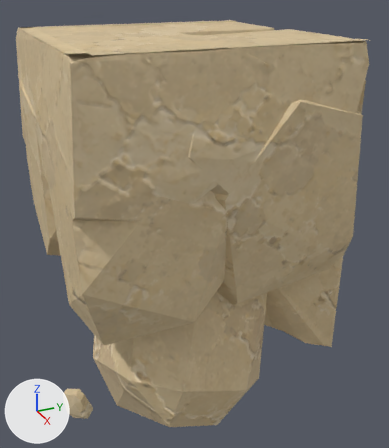
Two versions of the glTF model assets/custom/models/ground_modules/ground_bottom_end_10.glb, one commit apart.
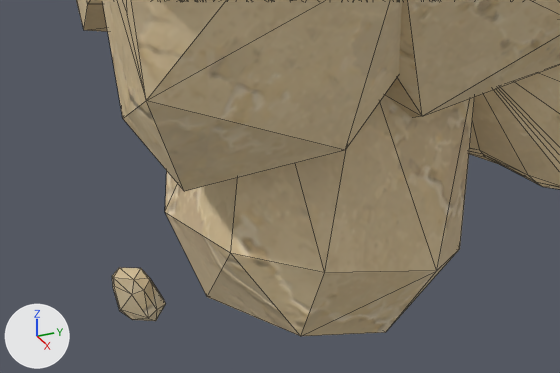
There are two pictures of each version: one whole from a 50 mm camera at (2.48, -0.31, 1.1) aimed at (0.48, 0.59, 0.1), one close up on the part from 0% to 81% of the width and 53% to 100% of the height. The axes (+X, +Y, +Z) are drawn at lower left. The lights are the same throughout. The older version's two pictures come first. The close-ups show mesh edges as thin lines. Vertices at exactly the same position are counted once.

Before the edit, the objects in view are built like this:
```python
me_groundbottomend10_bodyshouldermesh = bpy.data.meshes.new('GroundBottomEnd10_BodyShoulderMesh')
me_groundbottomend10_bodyshouldermesh.from_pydata(...)  # 1205 vertices, 2151 faces; spans x -0.04..1.04, y -0.04..1.0, z -0.97..0.91
me_groundbottomend10_bodyshouldermesh.materials.append(mat_sandstone_plate_1_009)
me_groundbottomend10_bodyshouldermesh.materials.append(mat_sandstone_plate_2_009)
me_groundbottomend10_bodyshouldermesh.materials.append(mat_sandstone_plate_3_009)
me_groundbottomend10_bodyshouldermesh.materials.append(mat_sandstone_plate_4_009)
me_groundbottomend10_bodyshouldermesh.materials.append(mat_sandstone_plate_5_009)
me_groundbottomend10_bodyshouldermesh.materials.append(mat_sandstone_plate_6_009)
me_groundbottomend10_bodyshouldermesh.materials.append(mat_sandstone_plate_7_009)
me_groundbottomend10_bodyshouldermesh.materials.append(mat_sandstone_plate_11_009)
me_groundbottomend10_bodyshouldermesh.materials.append(mat_sandstone_plate_12_009)
me_groundbottomend10_bodyshouldermesh.materials.append(mat_sandstone_plate_13_009)
me_groundbottomend10_bodyshouldermesh.materials.append(mat_sandstone_plate_14_005)
me_groundbottomend10_bodyshouldermesh.materials.append(mat_groundmodulerecess)  # beige #cdb890
ob_groundbottomend10_body = bpy.data.objects.new('GroundBottomEnd10_Body', me_groundbottomend10_bodyshouldermesh)
ob_groundbottomend10_body.location = (0.0, 0.0, 0.0)
```
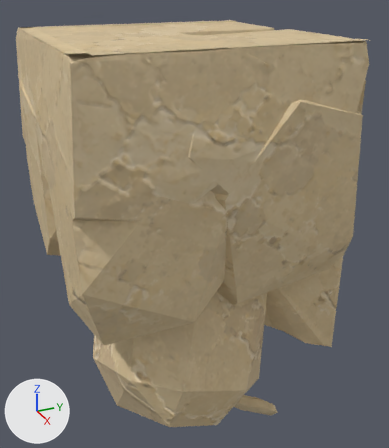
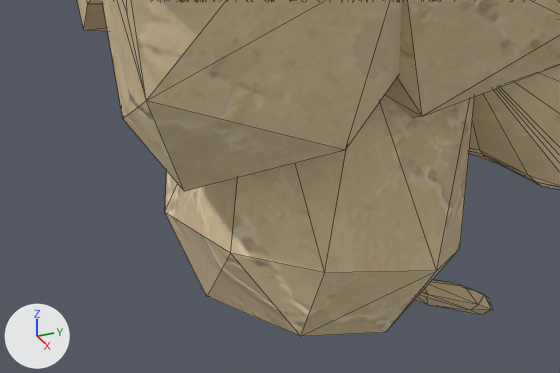
The edits, one by one:
me_groundbottomend10_bodyshouldermesh is used by ob_groundbottomend10_body; location (0.0, 0.0, 0.0).
me_groundbottomend10_bodyshouldermesh had 1205 vertices, 2151 faces and spanned x -0.04..1.04, y -0.04..1.0, z -0.97..0.91.
me_groundbottomend10_bodyshouldermesh now has 1205 vertices, 2151 faces and spans x -0.04..1.04, y -0.04..1.0, z -0.89..0.91.
me_groundbottomend10_bodyshouldermesh part 1: 24 of 1205 vertices moved; they spanned x 0.22..0.38, y -0.04..0.08, z -0.97..-0.77 and now span x 0.62..0.8, y 0.69..0.92, z -0.89..-0.78; mean shift (0.4, 0.79, 0.04); largest move (0.37, 0.03, -0.8) -> (0.8, 0.88, -0.83).

What differs and where, as boxes (x1, y1, x2, y2) in the close-ups (560 x 373 px; the box of a moved part takes in the faces that stretch with it):
part 1 of me_groundbottomend10_bodyshouldermesh, moved or reshaped
    before: (112, 268, 166, 321)
    after: (415, 279, 493, 316)
